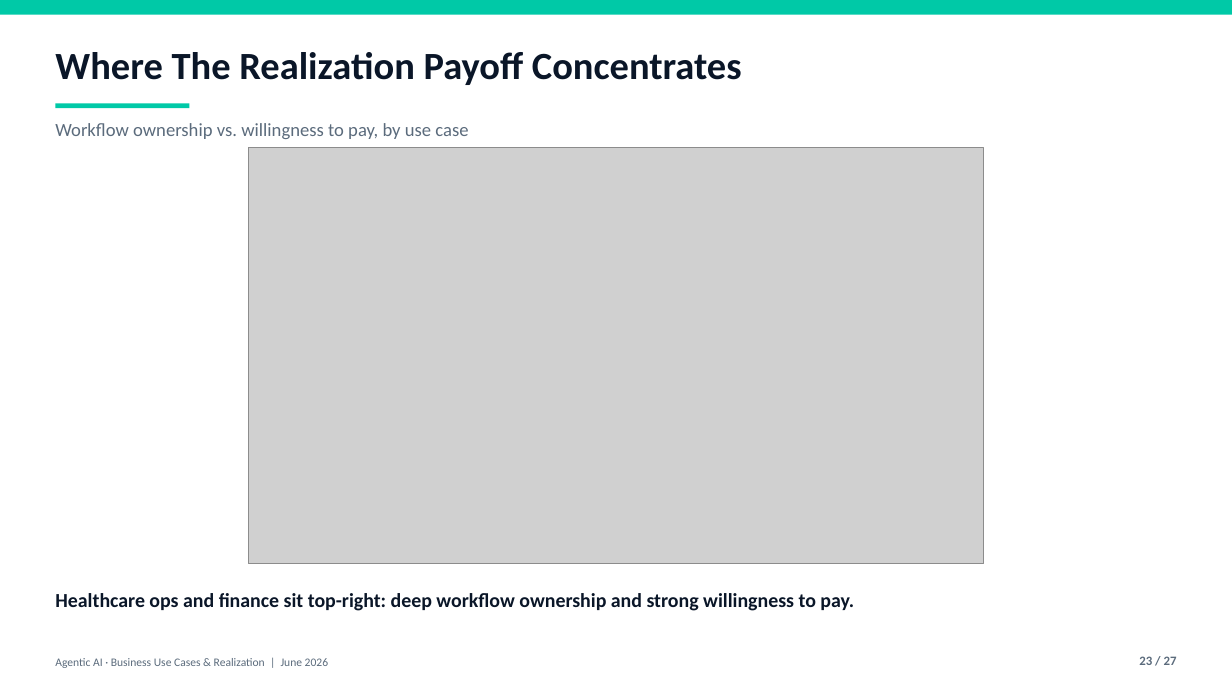
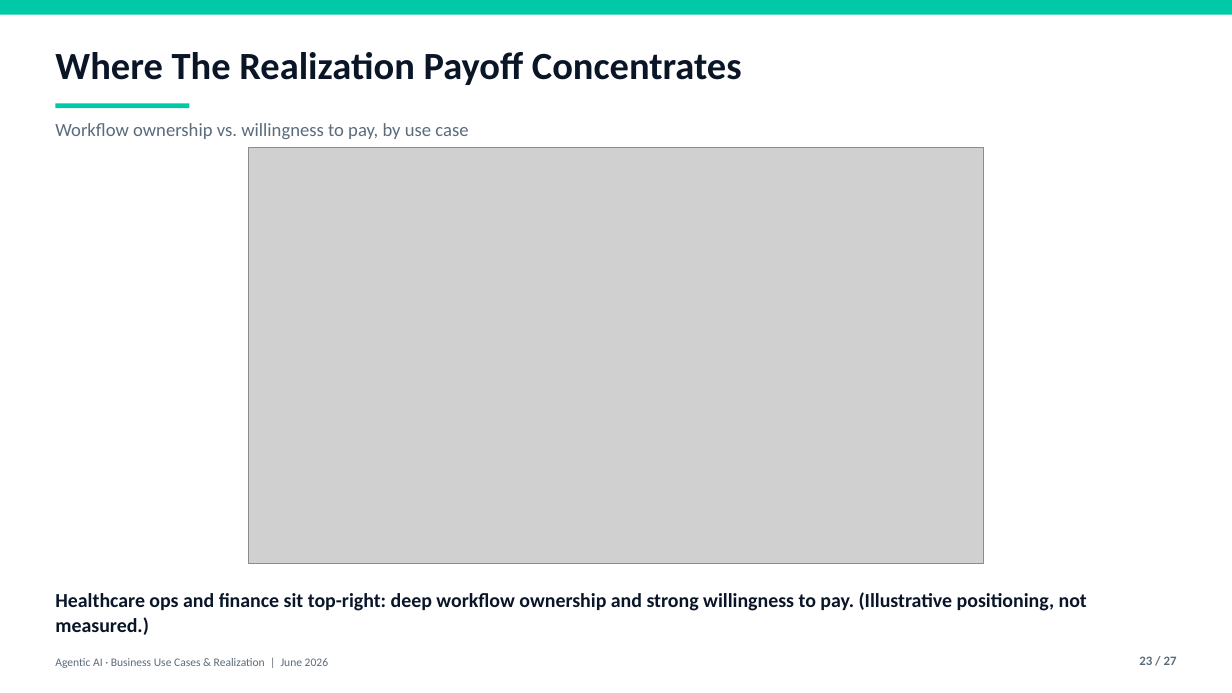
Before and after one commit to shekerkamma/ticketforge, a slide deck: slide 23 of docs/reports/yc-agent-usecases-realization.pptx. Drawn at 1232x693 pixels with LibreOffice and Linux fonts; fonts in the diff are those of the drawing; grey boxes stand for pictures. Boxes give left, top, right and bottom in pixels: in the first picture for what was removed or moved away, otherwise in the second. Text is boxed around its words. In the diff, an @@ line names an element or a change of style, - is before the commit and + after.

```diff
--- a/docs/reports/yc-agent-usecases-realization.pptx
+++ b/docs/reports/yc-agent-usecases-realization.pptx
@@ text at (x1=55, y1=592, x2=1087, y2=635): text changed @@
-Healthcare ops and finance sit top-right: deep workflow ownership and strong willingness to pay.
+Healthcare ops and finance sit top-right: deep workflow ownership and strong willingness to pay. (Illustrative positioning, not measured.)
```
Also in this commit, not shown: 8 other slides changed, 5 other files.
